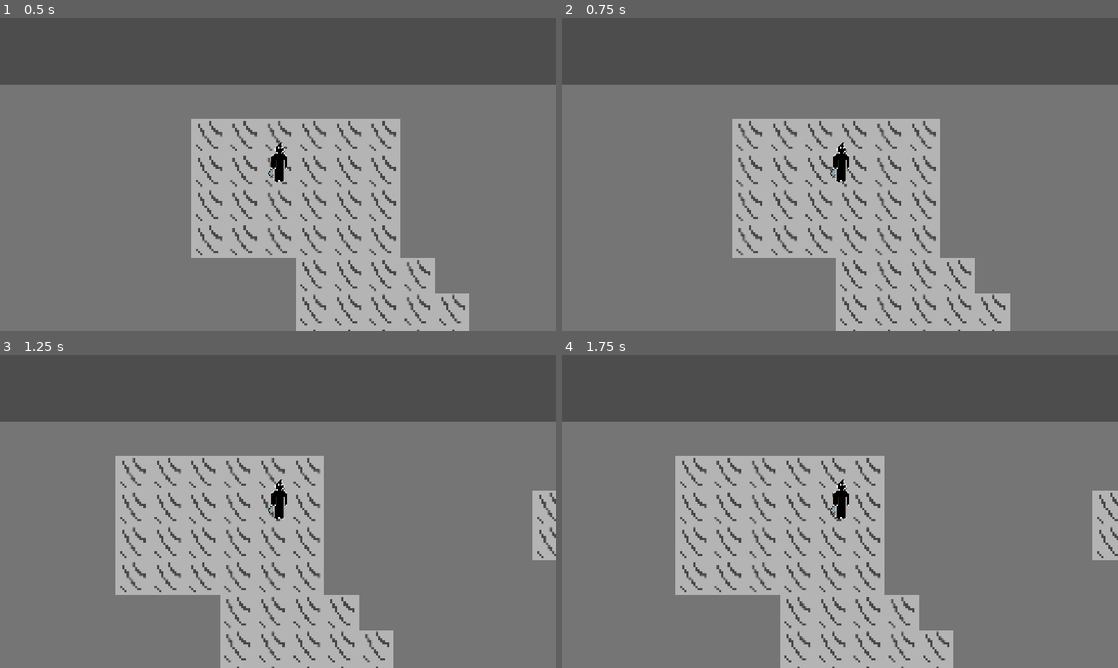
Above: before the commit, frames 1-4 (two rows, left to right).
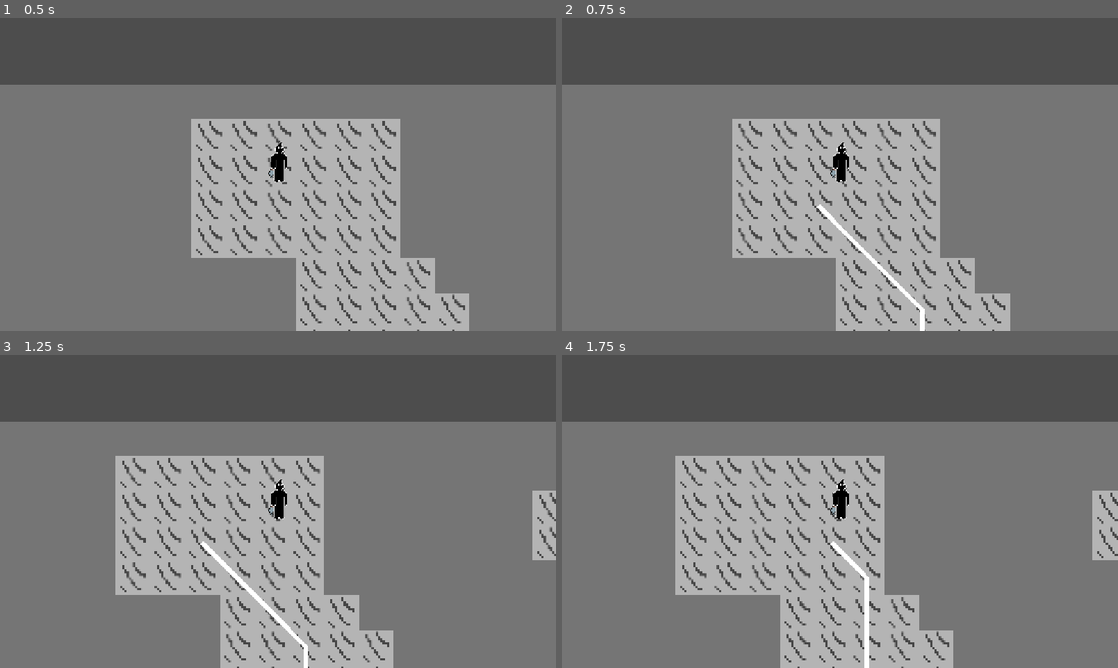
Above: after the commit, the same moments.

Repository: RodrigoAlvys/The-legend-of-Ink
Game: Godot game, scene res://mapas/mapa1.tscn
The game is run twice, just before and just after one commit, with the same random seed, the same clock (stepped at 60 frames per second) and the same inputs.
Inputs (mouse positions are in pixels of both pictures, inside the frame that each line leads up to):
- Up to frame 1 (0.5 s): no input
- Up to frame 2 (0.75 s): tap Enter at 0.5 s; move the mouse to (962, 158) at 0.52 s; hold Right (ui_right) from 0.53 s (still down); hold E (interact) from 0.53 s (still down); click (962, 158) at 0.67 s
- Up to frame 3 (1.25 s): keep holding Right (ui_right); keep holding E (interact)
- Up to frame 4 (1.75 s): release Right (ui_right) at 1.25 s; release E (interact) at 1.25 s; drag from (728, 527) to (812, 574) at 1.27 s

Frame 1 is identical in both runs. In frame 2, 0.4% of the frame differs, in the area x 45-66%, y 59-100%; in frame 3, 0.4%, in the area x 36-56%, y 59-100%; in frame 4, 0.4%.

Commit message:
Funcionandogit add .git add . mas... isso não é bem últil, ne?

Diff:
--- a/rp-gprojeto/mapas/mapa1.tscn
+++ b/rp-gprojeto/mapas/mapa1.tscn
@@ -3,18 +3,47 @@
 [ext_resource type="Script" uid="uid://bjgfu7ledm11r" path="res://mapas/mapas.gd" id="1_4iet1"]
 [ext_resource type="Texture2D" uid="uid://bei4w53e58342" path="res://arte/tiles/tiles.png" id="1_7pacf"]
 [ext_resource type="PackedScene" uid="uid://gc8ppb38pjih" path="res://jogador/Player.tscn" id="2_2k3q6"]
+[ext_resource type="Script" uid="uid://kkptd63xmo8n" path="res://scripts/pathfinder/pathfinder.gd" id="3_li2xj"]
 [ext_resource type="Script" uid="uid://dotk4iuvqhbqu" path="res://mapas/portas.gd" id="4_4iet1"]
 [ext_resource type="Script" uid="uid://dxjwaun3d2qp0" path="res://mapas/mapamarker.gd" id="5_8xejp"]
 [ext_resource type="Texture2D" uid="uid://caop3mfnw8o2u" path="res://arte/sprites/roxo.png" id="6_12toi"]
 [ext_resource type="Script" uid="uid://dt7wi5mflfd0e" path="res://mapas/roxo.gd" id="6_dvs42"]
 
+[sub_resource type="NavigationPolygon" id="NavigationPolygon_li2xj"]
+vertices = PackedVector2Array(40, 40, -40, 40, -40, -40, 40, -40)
+polygons = Array[PackedInt32Array]([PackedInt32Array(0, 1, 2, 3)])
+outlines = Array[PackedVector2Array]([PackedVector2Array(-40, -40, 40, -40, 40, 40, -40, 40)])
+agent_radius = 0.0
+
+[sub_resource type="NavigationPolygon" id="NavigationPolygon_p5k45"]
+vertices = PackedVector2Array(40, 40, -40, 40, -40, -40, 40, -40)
+polygons = Array[PackedInt32Array]([PackedInt32Array(0, 1, 2, 3)])
+outlines = Array[PackedVector2Array]([PackedVector2Array(-40, -40, 40, -40, 40, 40, -40, 40)])
+agent_radius = 0.0
+
+[sub_resource type="NavigationPolygon" id="NavigationPolygon_7jdjm"]
+vertices = PackedVector2Array(40, 40, -40, 40, -40, -40, 40, -40)
+polygons = Array[PackedInt32Array]([PackedInt32Array(0, 1, 2, 3)])
+outlines = Array[PackedVector2Array]([PackedVector2Array(-40, -40, 40, -40, 40, 40, -40, 40)])
+agent_radius = 0.0
+
+[sub_resource type="NavigationPolygon" id="NavigationPolygon_ytfxv"]
+vertices = PackedVector2Array(40, 40, -40, 40, -40, -40, 40, -40)
+polygons = Array[PackedInt32Array]([PackedInt32Array(0, 1, 2, 3)])
+outlines = Array[PackedVector2Array]([PackedVector2Array(-40, -40, 40, -40, 40, 40, -40, 40)])
+agent_radius = 0.0
+
 [sub_resource type="TileSetAtlasSource" id="TileSetAtlasSource_2k3q6"]
 texture = ExtResource("1_7pacf")
 texture_region_size = Vector2i(80, 80)
 0:0/0 = 0
+0:0/0/navigation_layer_0/polygon = SubResource("NavigationPolygon_li2xj")
 1:0/0 = 0
+1:0/0/navigation_layer_0/polygon = SubResource("NavigationPolygon_p5k45")
 2:0/0 = 0
+2:0/0/navigation_layer_0/polygon = SubResource("NavigationPolygon_7jdjm")
 3:0/0 = 0
+3:0/0/navigation_layer_0/polygon = SubResource("NavigationPolygon_ytfxv")
 4:0/0 = 0
 0:1/0 = 0
 0:1/0/physics_layer_0/polygon_0/points = PackedVector2Array(-40, -40, 40, -40, 40, 40, -40, 40)
@@ -34,6 +63,7 @@
 [sub_resource type="TileSet" id="TileSet_4hgir"]
 tile_size = Vector2i(80, 80)
 physics_layer_0/collision_layer = 1
+navigation_layer_0/layers = 1
 sources/0 = SubResource("TileSetAtlasSource_2k3q6")
 
 [sub_resource type="RectangleShape2D" id="RectangleShape2D_jnqah"]
@@ -49,6 +79,21 @@
 position = Vector2(1, 0)
 tile_map_data = PackedByteArray("AAABAAAAAAABAAAAAAABAAEAAAABAAAAAAACAAEAAAABAAAAAAADAAEAAAABAAAAAAAEAAEAAAABAAEAAAAEAA …(10480 unchanged characters)…
 tile_set = SubResource("TileSet_4hgir")
+
+[node name="PathFinder" type="Node2D" parent="." unique_id=622282088]
+
+[node name="Node2D" type="Node2D" parent="PathFinder" unique_id=1797717054 node_paths=PackedStringArray("tilemap", "player", "line", "timer")]
+script = ExtResource("3_li2xj")
+tilemap = NodePath("../../TileMapLayer")
+pontos_interesse = Array[Vector2]([Vector2(276.341, 469.9), Vector2(1082.0735, 859.4353), Vector2(1075, 36)])
+player = NodePath("../../Entidades/CharacterBody2D")
+line = NodePath("../Line2D")
+timer = NodePath("../Timer")
+
+[node name="Timer" type="Timer" parent="PathFinder" unique_id=462588675]
+wait_time = 0.5
+
+[node name="Line2D" type="Line2D" parent="PathFinder" unique_id=1464965885]
 
 [node name="PortaParaMapa2" type="Area2D" parent="." unique_id=1929452527]
 collision_layer = 4
--- a/rp-gprojeto/scripts/pathfinder/pathfinder.gd
+++ b/rp-gprojeto/scripts/pathfinder/pathfinder.gd
@@ -30,6 +30,12 @@
 	if not _conf_grid(_layer_mask):
 		print("Error ao configurar grid!")
 		return
+	if pontos_interesse.is_empty():
+		return
+
+	_pre_calc_distancias()
+	_inic_rota()
+	_configurar_timer()
 
 func _conf_grid(layer_mask: int) -> bool:
 	var rect = tilemap.get_used_rect()
@@ -88,24 +94,24 @@
 func _pode_diagonal(de:Vector2i, para:Vector2i) -> bool:
 	var dx:int = para.x - de.x
 	var dy:int = para.y - de.y
-	if abs(dx) != 1 and abs(dy) != 1:
+	if abs(dx) != 1 or abs(dy) != 1:
 		return true
 	var passo_horizontal: Vector2i = Vector2i(de.x + dx, de.y)
 	var passo_vertical: Vector2i = Vector2i(de.x, de.y + dy)
-	return _is_navegavel(passo_horizontal) or _is_navegavel(passo_vertical)
+	return _is_navegavel(passo_horizontal) and _is_navegavel(passo_vertical)
 
 func _vizinhos(pos:Vector2i) -> Array[Vector2i]:
 	var vizinhos:Array[Vector2i] = []
-	for y in range(-1, 2):
-		for x in range(-1, 2):
-			if y==0 and x==0:
-				continue
-			var viz = pos + Vector2i(x, y)
+	for dx in range(-1, 2):
+		for dy in range(-1, 2):
+			if dx==0 and dy==0:
+				continue
+			var viz = Vector2i(pos.x +dx, pos.y + dy)
 			if viz.y<0 or viz.y>=_grid_size_y or viz.x<0 or viz.x>=_grid_size_x:
 				continue
 			if not _is_navegavel(viz):
 				continue
-			if abs(y)==1 and abs(x)==1:
+			if abs(dx)==1 and abs(dy)==1:
 				if not _pode_diagonal(pos, viz):
 					continue
 			vizinhos.append(viz)
@@ -152,10 +158,10 @@
 		for i in range(open.size()):
 			if open[i].f() < atual.f():
 				atual = open[i]
-				idx_atual = 1
+				idx_atual = i
 			elif open[i].f() == atual.f() and open[i].h < atual.h:
 				atual = open[i]
-				idx_atual = 1
+				idx_atual = i
 		open.remove_at(idx_atual)
 		if atual.pos == fim:
 			return _reconstruir_path(atual)
@@ -211,8 +217,10 @@
 func _algorit_guloso() -> Array[int]:
 	var n:int = pontos_interesse.size()
 	if n <= 1:
-		return range(n)
-	var nao_visitados:Array[int] = range(n)
+		return [0] if n == 1 else []
+	var nao_visitados:Array[int] = []
+	for i in range(n):
+		nao_visitados.append(i)
 	var ordem:Array[int] = []
 	var atual:int = 0
 
@@ -259,4 +267,71 @@
 	_pontos_restantes = ordem.slice(1)
 	_caminho_atual = _gerar_caminho_completo(ordem)
 	_indice_caminho = 0
-	_visu
+	_visualizar_caminho(_caminho_atual)
+
+func _visualizar_caminho(caminho:Array[Vector2]) -> void:
+	if line:
+		line.clear_points()
+		for ponto in caminho:
+			line.add_point(ponto)
+	for child in get_children():
+		if child is Marker2D:
+			child.queue_free()
+	for i in range(pontos_interesse.size()):
+		var marker: Marker2D = Marker2D.new()
+		marker.position = pontos_interesse[i]
+		var label:Label = Label.new()
+		label.text = str(i)
+		label.add_theme_color_override("font_color", Color.WHITE)
+		label.position = Vector2(-5, -15)
+		marker.add_child(label)
+		add_child(marker)
+
+func _recalcular_rota_apartir(pos_jogador: Vector2) -> void:
+	var idx_mais_proximo: int = _encontrar_ponto_mais_proximo(pos_jogador)
+
+	var novos_restantes: Array[int] = []
+	for i in _pontos_restantes:
+		if i != idx_mais_proximo:
+			novos_restantes.append(i)
+
+	var nova_ordem: Array[int] = [idx_mais_proximo]
+	var atual: int = idx_mais_proximo
+
+	while novos_restantes.size() > 0:
+		var melhor: int = novos_restantes[0]
+		var menor_dist: int = _distant_entre_pontos(atual, melhor)
+		for candidato in novos_restantes:
+			var dist: int = _distant_entre_pontos(atual, candidato)
+			if dist < menor_dist:
+				menor_dist = dist
+				melhor = candidato
+		nova_ordem.append(melhor)
+		novos_restantes.erase(melhor)
+		atual = melhor
+
+	var novo_caminho: Array[Vector2] = a_star_manual(pos_jogador, pontos_interesse[idx_mais_proximo])
+	for i in range(nova_ordem.size() - 1):
+		var seg: Array[Vector2] = a_star_manual(pontos_interesse[nova_ordem[i]], pontos_interesse[nova_ordem[i + 1]])
+		if seg.size() > 0:
+			if novo_caminho.size() > 0:
+				novo_caminho.pop_back()
+			novo_caminho.append_array(seg)
+
+	_caminho_atual = novo_caminho
+	_indice_caminho = 0
+	_pontos_restantes = nova_ordem.slice(1)
+	_visualizar_caminho(_caminho_atual)
+
+func _verificar_recalculo() -> void:
+	if not _guest_on or not player:
+		return
+	if _indice_caminho < _caminho_atual.size():
+		var distancia:float = player.global_position.distance_to(_caminho_atual[_indice_caminho])
+		if distancia > 100.0:
+			_recalcular_rota_apartir(player.global_position)
+func _configurar_timer() -> void:
+	if timer:
+		timer.wait_time = 0.5
+		timer.timeout.connect(_verificar_recalculo)
+		timer.start()
